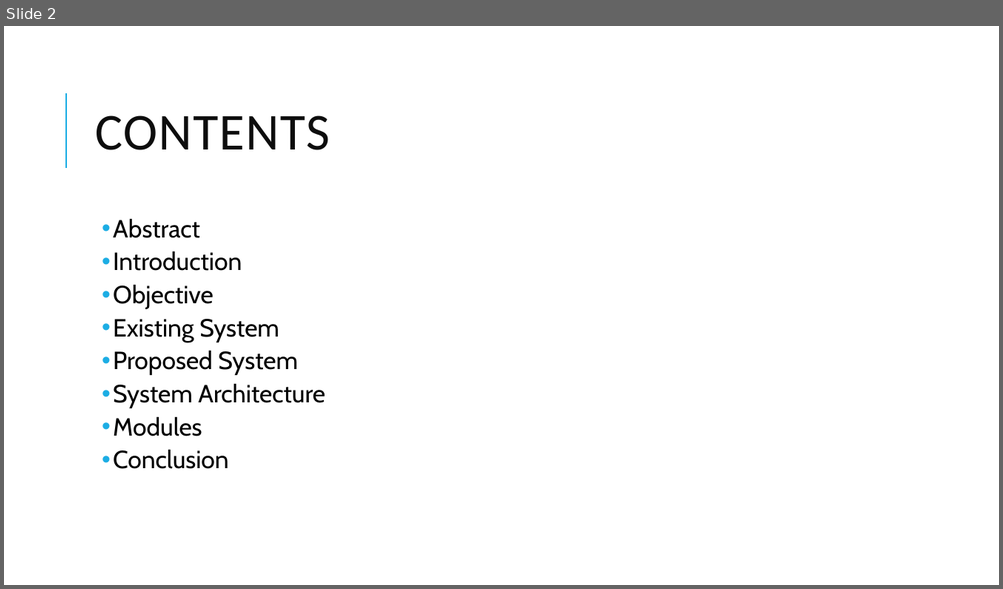
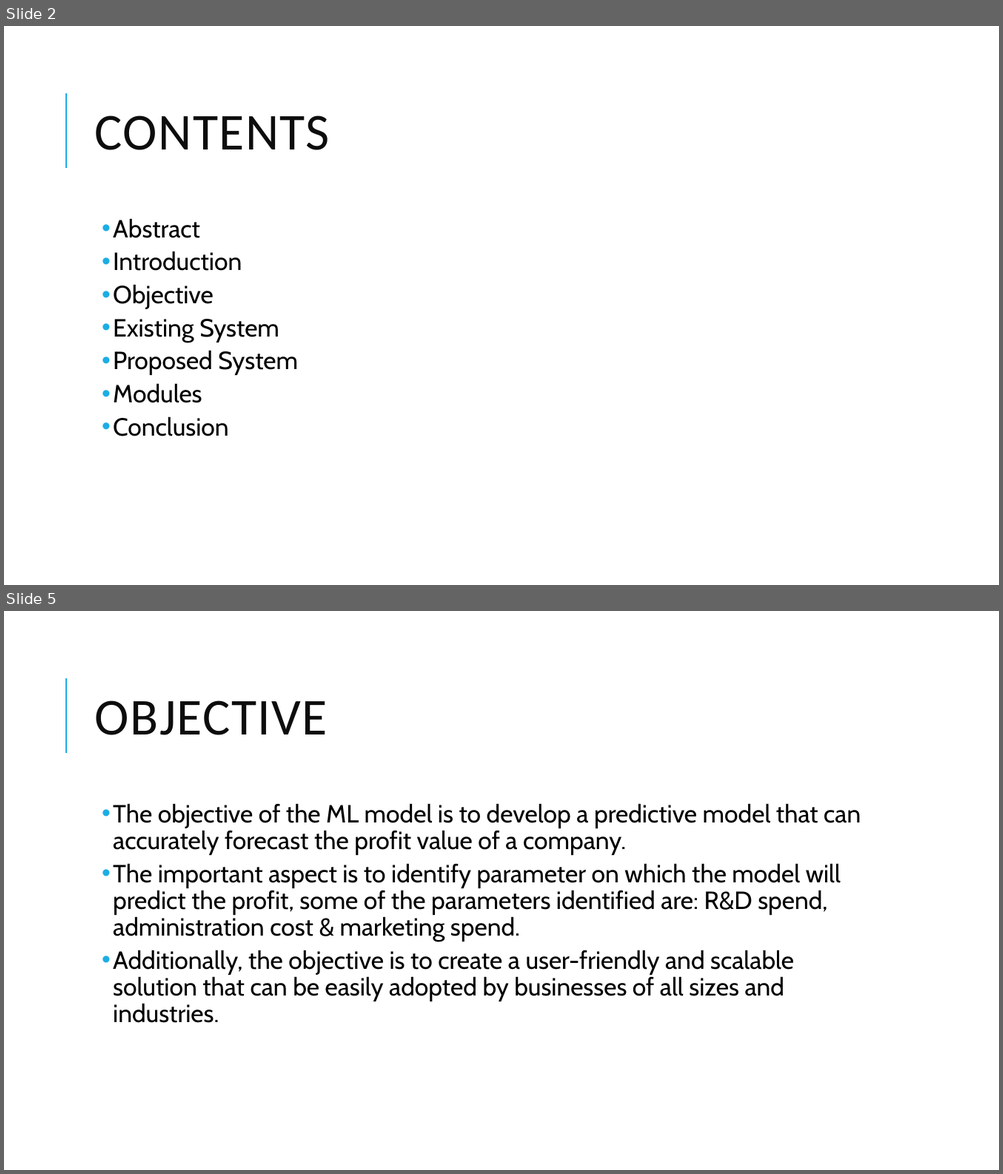
Before and after one commit to anirudhp06/Company-Profit-Prediction, a slide deck: Exposys Internship report.pptx. Shown one above the other, each under a label of ours: slide 2 before the commit, slides 2 and 5 after it; the slides between them are not shown. The pictures are 1003x589 and 1003x1174 pixels, drawn with LibreOffice and Linux fonts; fonts in the diff are those of the drawing. Boxes give left, top, right and bottom in pixels: in the first picture for what was removed or moved away, otherwise in the second. Text is boxed around its words. In the diff, an @@ line names an element or a change of style, - is before the commit and + after.

```diff
--- a/Exposys Internship report.pptx
+++ b/Exposys Internship report.pptx
@@ slide 5 added at (4, 611, 999, 1170), background #FFFFFF; not listed: 1 template element that a slide beside it also shows @@
@@ title added at (95, 701, 327, 735), 50 pt, text #0D0D0D @@
+OBJECTIVE
@@ text added at (113, 803, 860, 1023), 24 pt, text #000000 @@
+  • The objective of the ML model is to develop a predictive model that can accurately forecast the profit value of a company.
+  • The important aspect is to identify parameter on which the model will predict the profit, some of the parameters identified are: R&D spend, administration cost & marketing spend.
+  • Additionally, the objective is to create a user-friendly and scalable solution that can be easily adopted by businesses of all sizes and industries.
@@ slide 2 changed as well @@
@@ text at (113, 383, 325, 409): paragraph removed @@
-  • System Architecture
```
Also in this commit, not shown: 9 other slides added, 1 other file.
